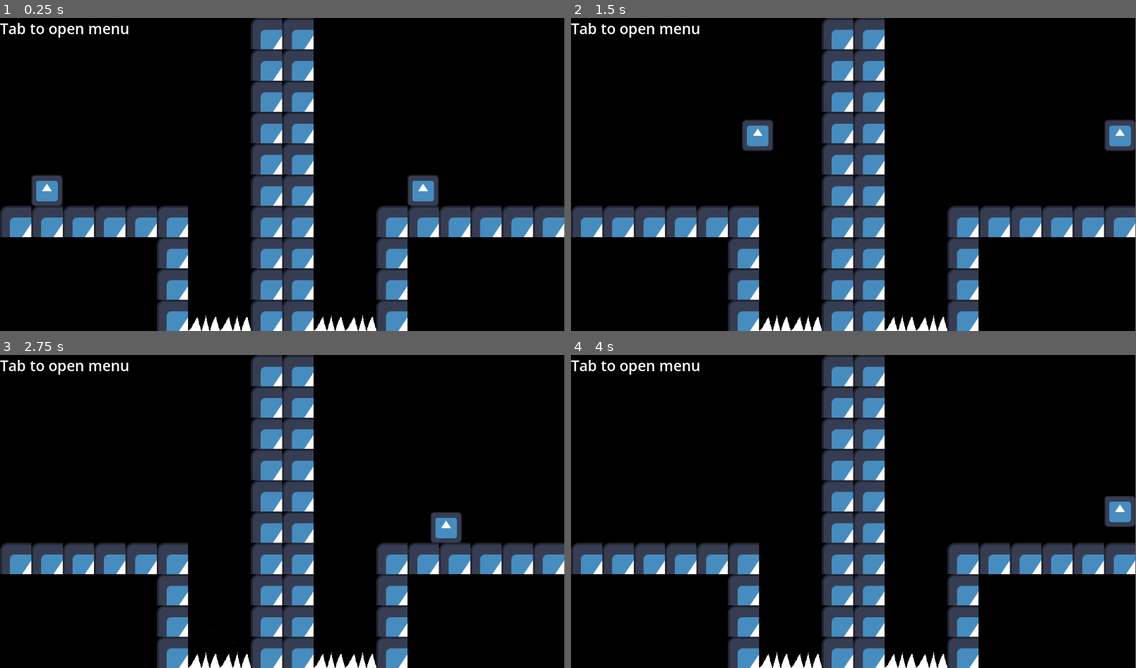
Above: before the commit, frames 1-4 (two rows, left to right).
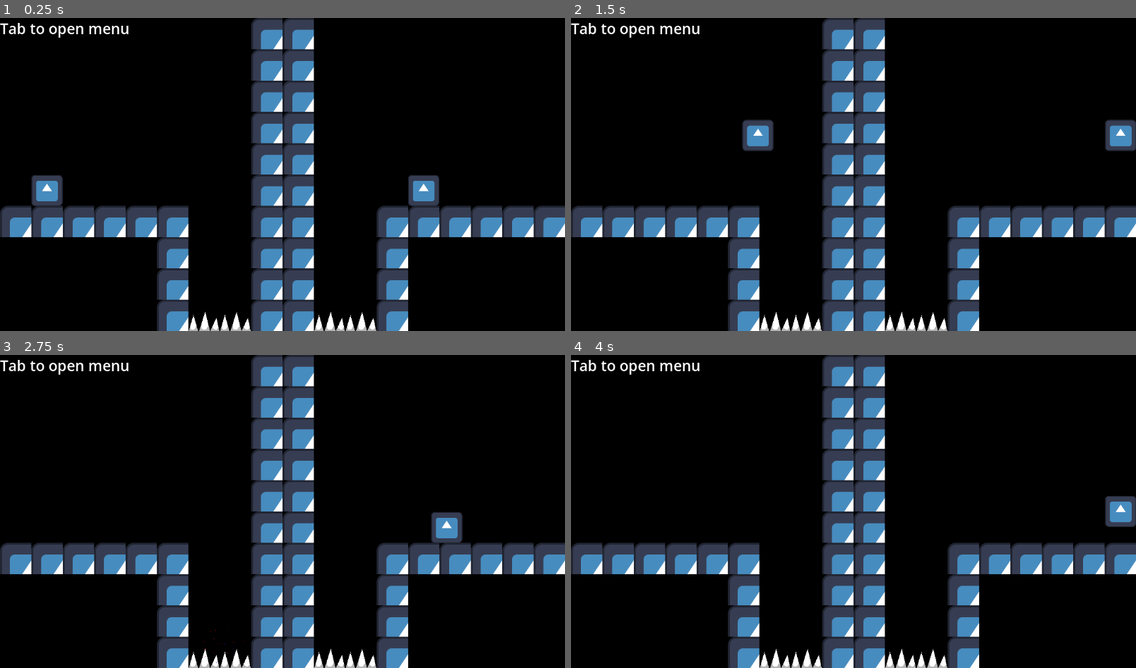
Above: after the commit, the same moments.

Repository: piksalchaos/Dreaming-Divergence
Game: Godot game, scene res://scenes/levels/level_1.tscn
Same seed, same stepped clock (60 frames per second), same inputs: the game is played once before the commit and once after it. The engine's default icon, where the game draws it, is replaced by a stand-in: a white triangle on a blue panel in a dark square.
Inputs:
- Up to frame 1 (0.25 s): no input
- Up to frame 2 (1.5 s): tap Enter at 0.5 s; hold D (move_right) from 0.53 s (still down); tap Space (move_jump) at 0.77 s
- Up to frame 3 (2.75 s): tap Space (move_jump) at 1.52 s; release D (move_right) at 2.03 s; hold A (move_left) from 2.03 s (still down)
- Up to frame 4 (4 s): release A (move_left) at 2.78 s; hold D (move_right) from 2.78 s (still down); tap Space (move_jump) at 3.02, 3.77 s
In our replay, the window is 799x444 before the commit and 800x444 after it. These sizes can differ from the game's own. Grey fills any space a smaller window leaves; there, only what the larger window draws over its background counts as a difference.

The runs differ from the first frame. In frame 1, 1.7% of the frame differs, in the area x 9-100%, y 0-100%; in frame 2, 1.7%; in frame 3, 1.7%; in frame 4, 1.7%.

Commit message:
spikes, portal, and portal position indicator sprites

Diff:
--- a/project.godot
+++ b/project.godot
@@ -18,6 +18,7 @@
 [display]
 
 window/size/viewport_height=640
+window/stretch/mode="viewport"
 
 [global_group]
 
@@ -54,6 +55,7 @@
 
 [rendering]
 
+textures/canvas_textures/default_texture_filter=0
 renderer/rendering_method="gl_compatibility"
 renderer/rendering_method.mobile="gl_compatibility"
 environment/defaults/default_clear_color=Color(0, 0, 0, 1)
--- a/scenes/map_items/killbox.tscn
+++ b/scenes/map_items/killbox.tscn
@@ -1,7 +1,7 @@
 [gd_scene load_steps=4 format=3 uid="uid://bg1y0vwoau1i4"]
 
 [ext_resource type="Script" path="res://scripts/killbox.gd" id="1_ehs82"]
-[ext_resource type="Texture2D" uid="uid://cpd12w1uwd88k" path="res://textures/spike.png" id="2_o8s0m"]
+[ext_resource type="Texture2D" uid="uid://b4ksaar3r4hsg" path="res://textures/spikes.png" id="2_rr48j"]
 
 [sub_resource type="RectangleShape2D" id="RectangleShape2D_wnrlf"]
 size = Vector2(64, 40)
@@ -11,7 +11,7 @@
 is_enabled = true
 
 [node name="Sprite2D" type="Sprite2D" parent="."]
-texture = ExtResource("2_o8s0m")
+texture = ExtResource("2_rr48j")
 hframes = 2
 region_rect = Rect2(0, 0, 64, 64)
 
Binary file changed: textures/portal.png
Binary file added: textures/portal_position_indicator.png
Binary file added: textures/spikes.png
Not shown, added: textures/spikes.png.import
Not shown, removed: portal.pxo
Not shown, added: textures/portal.pxo
Not shown, added: textures/portal_position_indicator.pxo
Not shown, added: textures/spikes.pxo
